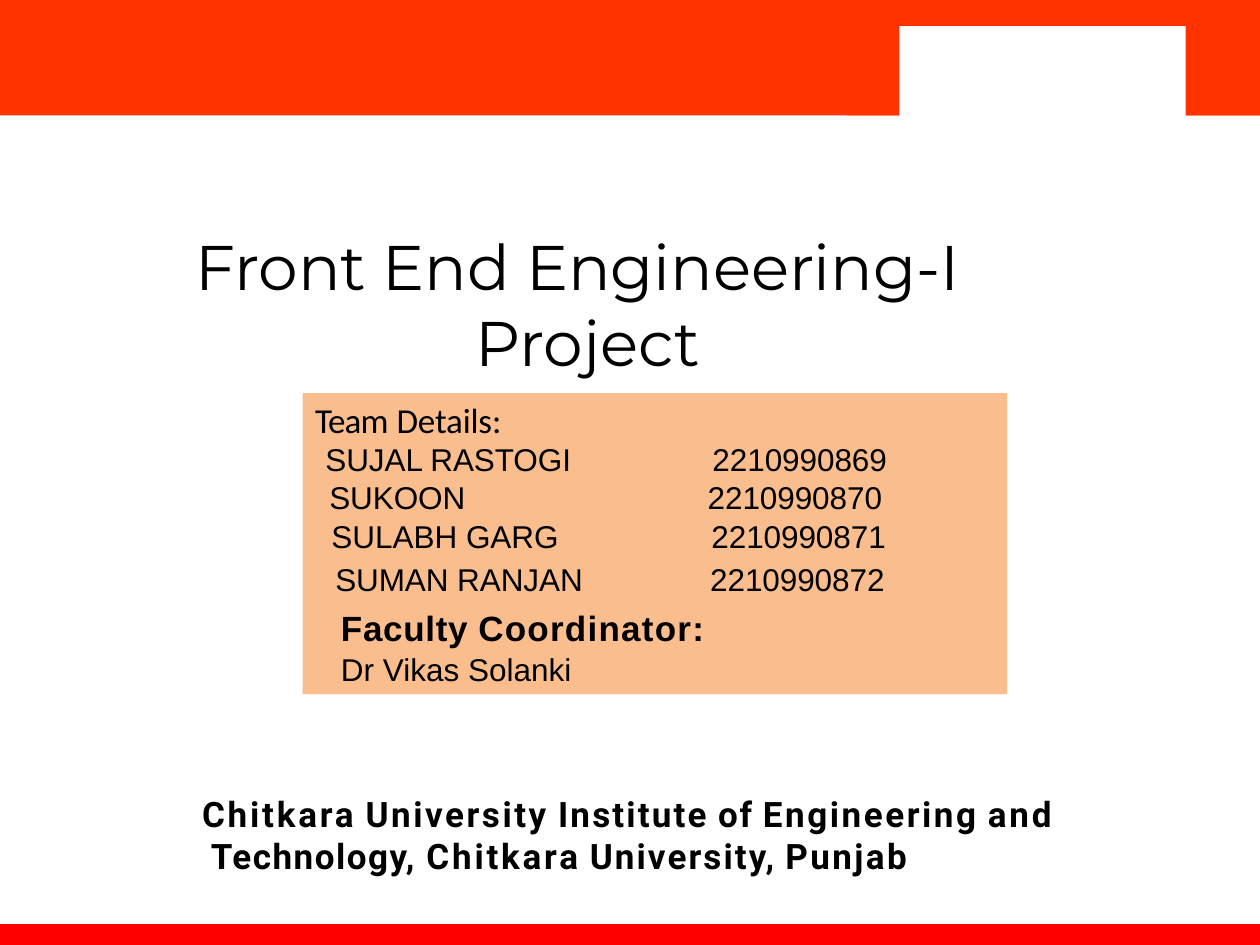
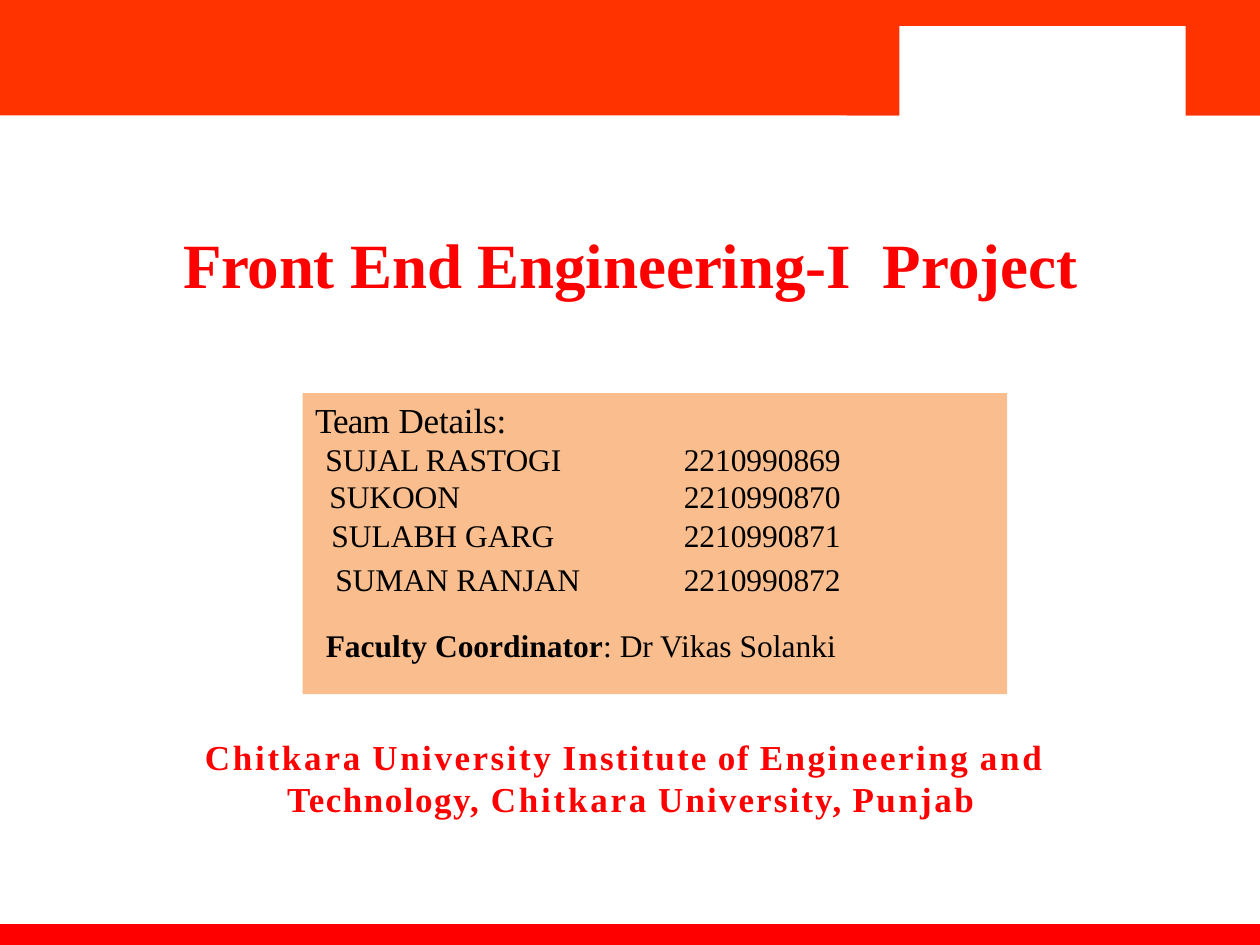
Before and after one commit to suk9669/fee-project, a slide deck: slide 1 of FEE_PPT(2210990869,70,71,72).pptx. Drawn at 1260x945 pixels with LibreOffice and Linux fonts; fonts in the diff are those of the drawing; background and template pictures are left out. Boxes give left, top, right and bottom in pixels: in the first picture for what was removed or moved away, otherwise in the second. Text is boxed around its words. In the diff, an @@ line names an element or a change of style, - is before the commit and + after.

```diff
--- a/FEE_PPT(2210990869,70,71,72).pptx
+++ b/FEE_PPT(2210990869,70,71,72).pptx
@@ title "Front End Engineering-I Project": place and size @@
-title "Front End Engineering-I Project" at [196,243,959,379]
+title "Front End Engineering-I Project" at [183,244,1078,300]
@@ title "Front End Engineering-I Project" at [183,244,1078,300]: font Montserrat to Times New Roman, text colour #000000 to #FF0000, bold on; alignment left to centre @@
@@ text "Team Details:" at [315,408,507,434]: font Calibri to Times New Roman @@
@@ table at [321,444,891,600] @@
@@ font Arial to Times New Roman @@
@@ alignment right to left @@
@@ text at [341,615,704,682]: paragraphs removed @@
-Faculty Coordinator:
-Dr Vikas Solanki
@@ text added at [326,635,836,663], 18 pt, text #000000, bold @@
+Faculty Coordinator: Dr Vikas Solanki
@@ text ":" at [464,649,474,690]: font Arial to Times New Roman @@
@@ text "Chitkara University Institute of Engineering ...": place and size @@
-text "Chitkara University Institute of Engineering ..." at [202,615,1052,877]
+text "Chitkara University Institute of Engineering ..." at [205,745,1042,819]
@@ text "Chitkara University Institute of Engineering ..." at [205,745,1042,819]: font Roboto to Times New Roman, text colour #000000 to #FF0000; alignment left to centre @@
```
Also in this commit, not shown: 8 other slides changed, 7 slides added, 1 slide removed, 5 other files.
